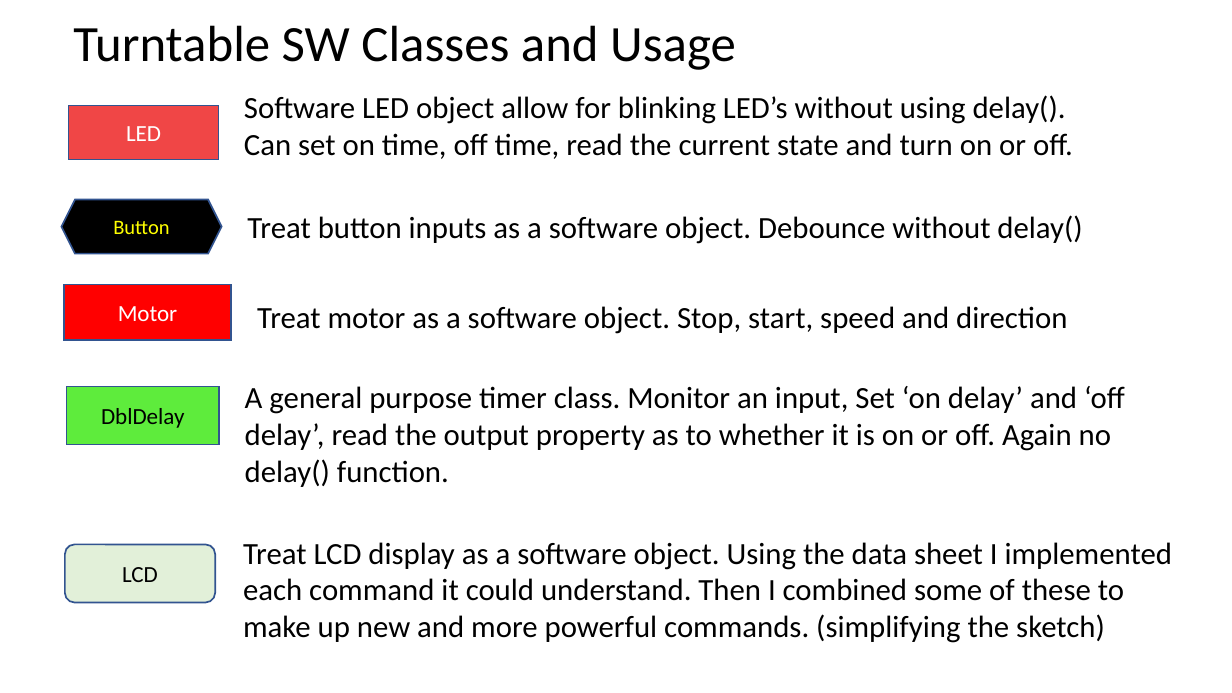
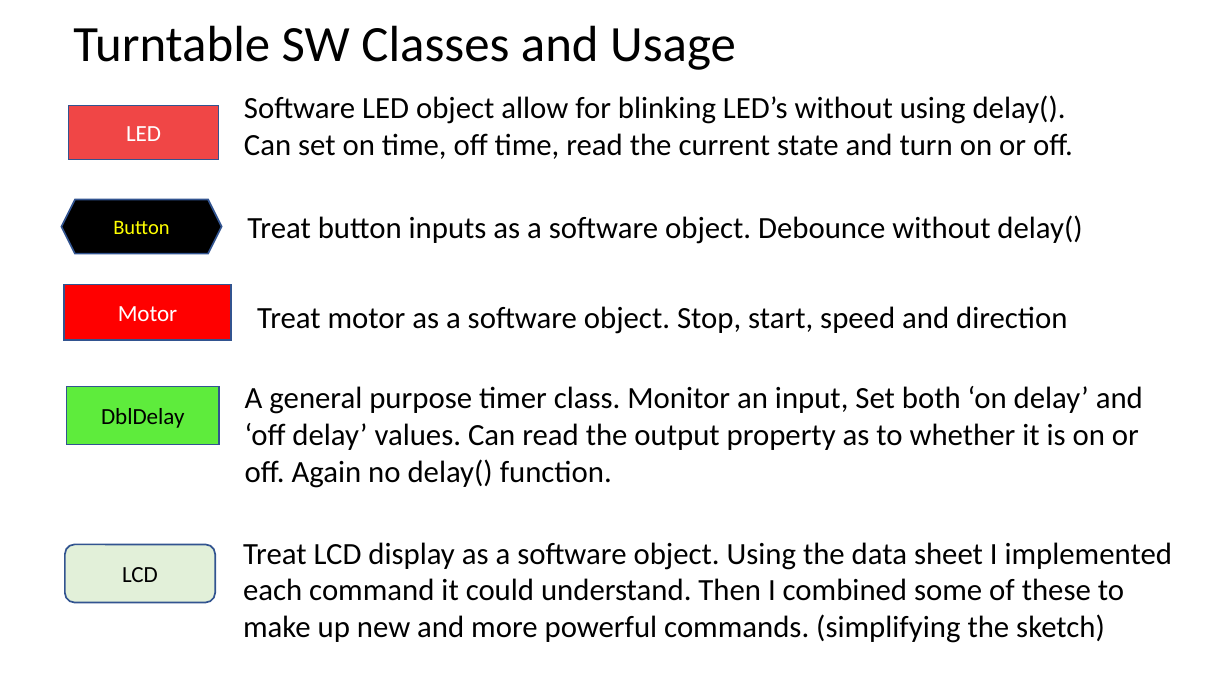
Before and after one commit to Alan-Lomax/MERG-SIG-Presentations, a slide deck: slide 7 of Introduction to Class Programming Part 1.pptx. Drawn at 1232x693 pixels with LibreOffice and Linux fonts; fonts in the diff are those of the drawing. Boxes give left, top, right and bottom in pixels: in the first picture for what was removed or moved away, otherwise in the second. Text is boxed around its words. In the diff, an @@ line names an element or a change of style, - is before the commit and + after.

```diff
--- a/Introduction to Class Programming Part 1.pptx
+++ b/Introduction to Class Programming Part 1.pptx
@@ text at (x1=245, y1=386, x2=1143, y2=488): text changed @@
-A general purpose timer class. Monitor an input, Set ‘on delay’ and ‘off delay’, read the output property as to whether it is on or off. Again no delay() function.
+A general purpose timer class. Monitor an input, Set both ‘on delay’ and ‘off delay’ values. Can read the output property as to whether it is on or off. Again no delay() function.
```
Also in this commit, not shown: 10 other slides changed.
